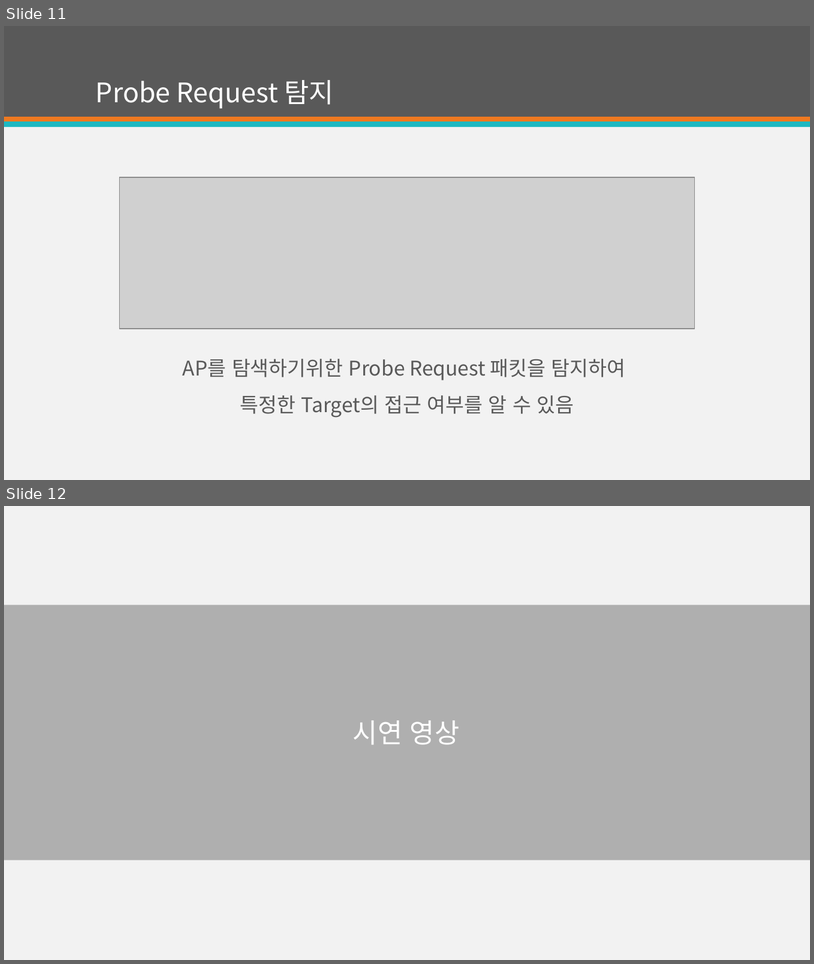
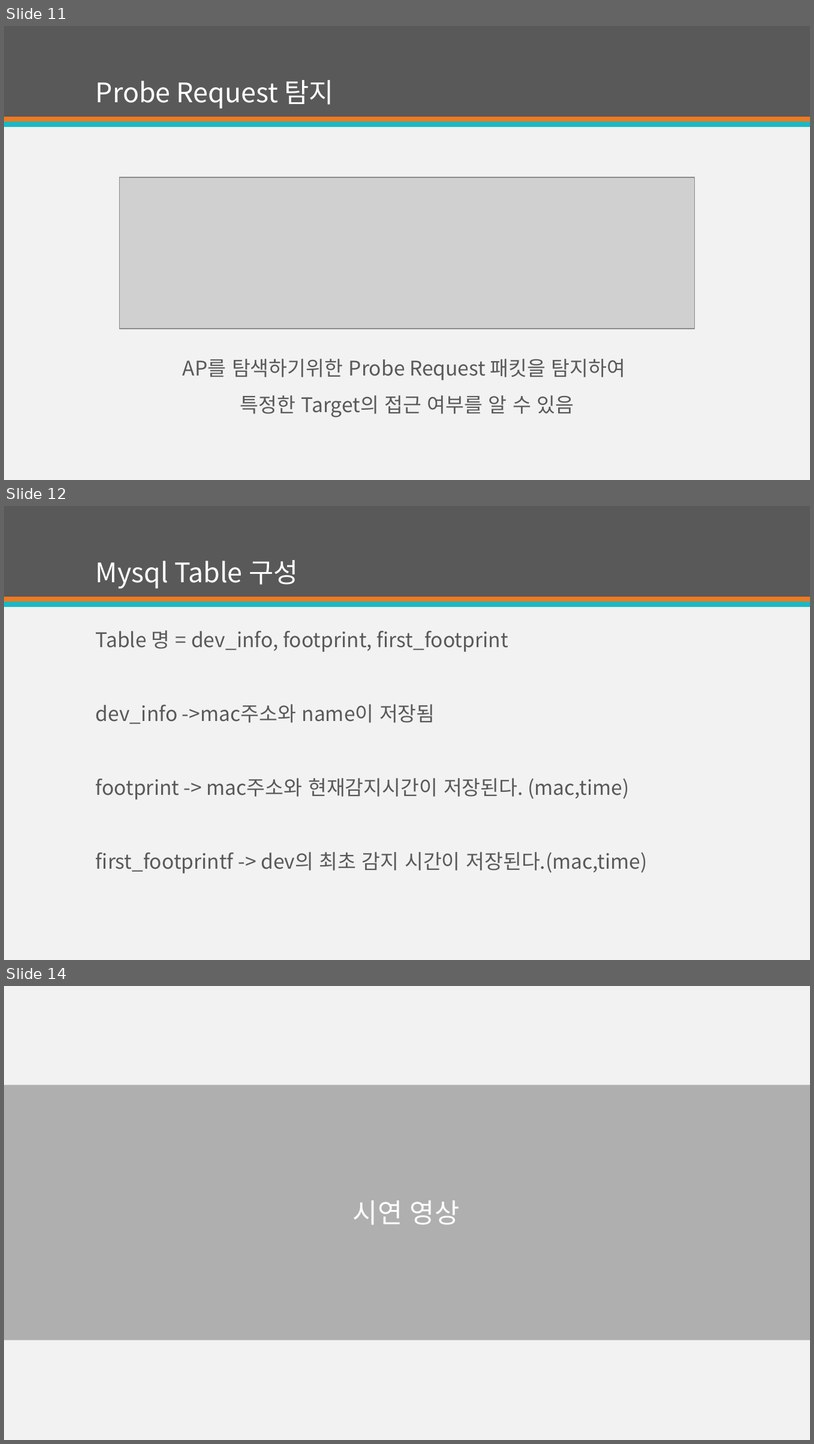
Before and after one commit to jungyoungho/Project_PPT, a slide deck: 개인프로젝트.pptx. Shown one above the other, each under a label of ours: slides 11 and 12 before the commit, slides 11, 12 and 14 after it; the slides between them are not shown. The pictures are 814x964 and 814x1444 pixels, drawn with LibreOffice and Linux fonts; fonts in the diff are those of the drawing; grey boxes stand for pictures. Boxes give left, top, right and bottom in pixels: in the first picture for what was removed or moved away, otherwise in the second. Text is boxed around its words. In the diff, an @@ line names an element or a change of style, - is before the commit and + after.

```diff
--- a/개인프로젝트.pptx
+++ b/개인프로젝트.pptx
@@ slide 12 added at (x1=4, y1=506, x2=810, y2=960), background #F2F2F2; not listed: 3 template elements that a slide beside it also shows @@
@@ title added at (x1=96, y1=560, x2=298, y2=589), 32 pt, text #FFFFFF @@
+Mysql Table 구성
@@ text added at (x1=96, y1=630, x2=647, y2=873), 24 pt, text #595959 @@
+Table 명 = dev_info, footprint, first_footprint
+dev_info ->mac주소와 name이 저장됨
+footprint -> mac주소와 현재감지시간이 저장된다. (mac,time)
+first_footprintf -> dev의 최초 감지 시간이 저장된다.(mac,time)
@@ what was slide 12 is now slide 14 @@
```
Also in this commit, not shown: 2 other slides added.
